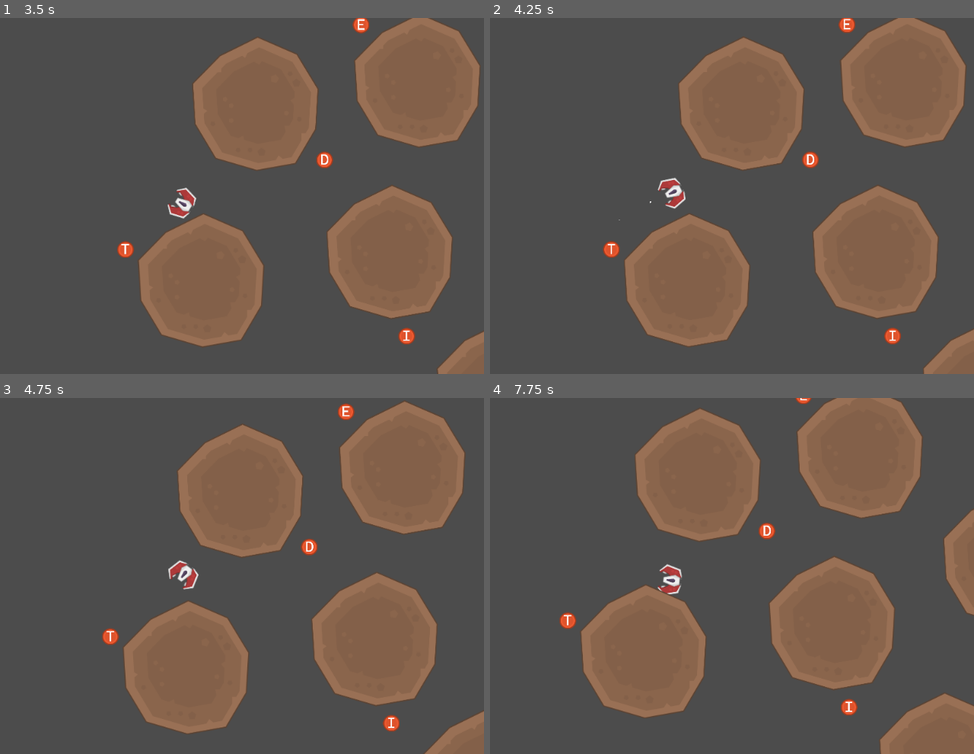
Above: before the commit, frames 1-4 (two rows, left to right).
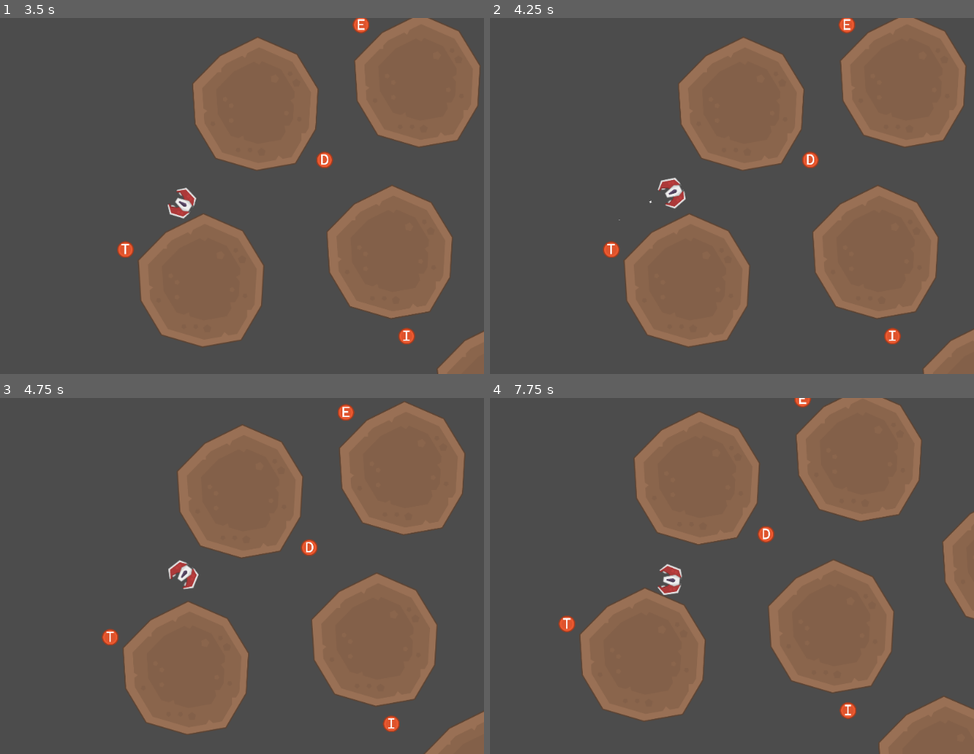
Above: after the commit, the same moments.

Repository: Comyune/game-drifter
Game: Godot game, scene res://main.tscn
Same seed, same stepped clock (60 frames per second), same inputs: the game is played once before the commit and once after it.
Inputs (mouse positions are in pixels of both pictures, inside the frame that each line leads up to):
- Up to frame 1 (3.5 s): tap Enter (ui_accept) at 0.5, 0.6, 0.77, 1.07, 2.1 s; move the mouse to (150, 267) at 0.52 s; hold Up (ui_up) 0.53-1.25 s; click (150, 267) at 0.67 s; drag from (363, 249) to (150, 267) at 1.27 s; move the mouse to (outside the picture) at 2.02 s; hold Left (ui_left) 2.03-2.75 s; drag from (208, 196) to (outside the picture) at 2.77 s
- Up to frame 2 (4.25 s): move the mouse to (577, 107) at 3.52 s; hold Down (ui_down) from 3.53 s (still down); tap Enter (ui_accept) at 3.6, 3.77, 4.07 s; tap Escape (ui_cancel) at 4.15 s
- Up to frame 3 (4.75 s): release Down (ui_down) at 4.25 s; drag from (314, 558) to (87, 487) at 4.27 s
- Up to frame 4 (7.75 s): move the mouse to (548, 593) at 5.02 s; hold Up (ui_up) 5.03-5.75 s; tap Enter (ui_accept) at 5.1, 6.6, 6.77, 7.07 s; click (548, 593) at 5.17 s; drag from (732, 497) to (548, 593) at 5.77 s; move the mouse to (640, 647) at 6.52 s; hold Right (ui_right) 6.53-7.25 s; drag from (853, 629) to (640, 647) at 7.27 s

Frame 1 is identical in both runs. In frame 2, less than 0.1% of the frame differs, in the area x 24-88%, y 0-92%; in frame 3, 0.6%; in frame 4, 3.0%, in the area x 14-100%, y 0-100%.

Commit message:
Extracted control and tail state into their own classes

Diff:
--- /dev/null
+++ b/godot-project/player/control_state.gd
@@ -0,0 +1,28 @@
+extends Object
+
+signal player_shoot
+signal player_invert
+
+func _input(event):
+	if event is InputEventKey:
+		if event.is_action("ui_cancel"): emit_signal('player_invert')
+		if event.is_action("ui_accept"): emit_signal('player_shoot')
+
+func is_thrusting_forward(): return Input.is_action_pressed("ui_up")
+func is_thrusting_backward(): return Input.is_action_pressed("ui_down")
+func is_thrusting(): return is_thrusting_forward() or is_thrusting_backward()
+
+func is_rotating_left(): return Input.is_action_pressed("ui_left")
+func is_rotating_right(): return Input.is_action_pressed("ui_right")
+
+func rotation_direction():
+	var direction = 0
+	if is_rotating_left(): direction = direction - 1
+	if is_rotating_right(): direction = direction + 1
+	return direction
+
+func thrust_direction():
+	var direction = 0
+	if is_thrusting_forward(): direction = direction - 1
+	if is_thrusting_backward(): direction = direction + 1
+	return direction
--- a/godot-project/player/player.gd
+++ b/godot-project/player/player.gd
@@ -1,4 +1,6 @@
 extends KinematicBody2D
+var ControlState = load('res://player/control_state.gd')
+var TailState = load('res://types/tail_state.gd')
 
 export (int) var speed = 5
 export (float) var rotation_speed = 0.075
@@ -10,52 +12,55 @@
 const right = Vector2(1, 0)
 
 var velocity = Vector2()
-var rotation_dir = 0
-var tail = ''
+var rotation_velocity = 0
+var tail_state = TailState.new()
+var control_state
 
 onready var tail_component = $Tail
 onready var particles = $Particles
 
+func _ready(): control_state = ControlState.new()
+
 func _physics_process(delta):
-	rotation_dir *= rotation_friction
-	velocity *= velocity_friction
-	velocity += Vector2(0, gravity * delta)
-	get_input()
-	rotation += rotation_dir * rotation_speed * delta
+	process_rotation(delta)
+	process_velocity(delta)
+	handle_movement_and_collisions(delta)
+	handle_particles()
 
-	if are_engines_on():
-		particles.emitting = true
+func handle_movement_and_collisions(delta):
+	var collision = move_and_collide(velocity * delta)
+	if collision: handle_collision(collision)
 
-		if Input.is_action_pressed('ui_up'): particles.direction = left
-		else: particles.direction = right
-	else: particles.emitting = false
+func handle_particles():
+	particles.emitting = control_state.is_thrusting()
+	if control_state.is_thrusting():
+		particles.direction = Vector2(control_state.thrust_direction(), 0)
 
-	var collision = move_and_collide(velocity * delta)
-	if !collision: return
-	handle_collision(collision)
+func process_rotation(delta):
+	rotation_velocity *= rotation_friction # Apply friction to rotation
+	rotation_velocity += control_state.rotation_direction()
+	rotation += rotation_velocity * rotation_speed * delta
 
-func get_input():
-	if Input.is_action_pressed('ui_right'): rotation_dir += 1
-	if Input.is_action_pressed('ui_left'): rotation_dir -= 1
-	if Input.is_action_pressed('ui_down'):
-		velocity += Vector2(-speed, 0).rotated(rotation)
-	if Input.is_action_pressed('ui_up'):
-		velocity += Vector2(speed, 0).rotated(rotation)
+func process_velocity(delta):
+	velocity *= velocity_friction # Apply friction to velocity
 
-func are_engines_on():
-	return Input.is_action_pressed('ui_up') or \
-		Input.is_action_pressed('ui_down')
+	# Get thrust direction, rotate to where the player is looking and apply as velocity
+	var thrust_amount = control_state.thrust_direction() * speed
+	velocity += Vector2(-thrust_amount, 0).rotated(rotation)
+	velocity += Vector2(0, gravity * delta) # Apply gravity
 
 func handle_collision(collision):
 	var collider = collision.collider
 
+	# If the colliding object doesn't have a custom collision handler, just bounce.
 	if !collider.has_method("on_collide_with_player"):
 		velocity = velocity.bounce(collision.normal)
 		return
 
 	var collision_result = collider.on_collide_with_player(self)
-	if !collision_result: return
+	if collision_result:
+		tail_state.update_with_collision_result(collision_result)
+		$Tail.text = tail_state.contents
 
-	tail.erase(0, collision_result.subtraction)
-	tail = tail.insert(0, collision_result.addition)
-	$Tail.text = tail
+func shoot():
+	pass
--- a/godot-project/types/collision_result.gd
+++ b/godot-project/types/collision_result.gd
@@ -1,3 +1,4 @@
+# Collision result encodes the effect a collision should have on a player
 extends Reference
 
 var addition = ''
--- /dev/null
+++ b/godot-project/types/tail_state.gd
@@ -0,0 +1,18 @@
+# This wraps the contents of a player's tail
+extends Reference
+
+var contents : String = ''
+
+func length() -> int:
+	return contents.length()
+
+func invert() -> void:
+	print("invert_tail before:", contents)
+	var letters = contents.split("")
+	letters.invert()
+	contents = letters.join("")
+	print("invert_tail after:", contents)
+
+func update_with_collision_result(collision_result) -> void:
+	contents.erase(0, collision_result.subtraction)
+	contents = contents + collision_result.addition
